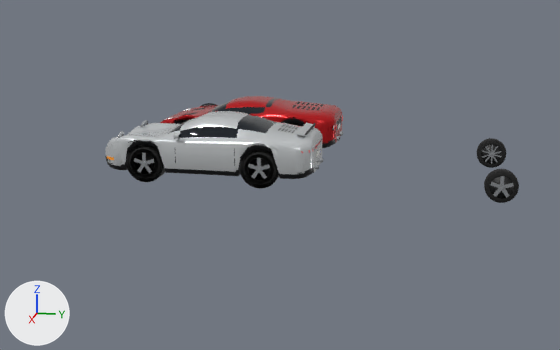
The glTF model public/data/models/sportscars.glb: old version first, new version second.
Rendered twice from a 50 mm lens placed at (18.97, 4.6, 3.95), pointed at (3.4, 1.49, 0.05). Every picture has the same lights, and +X, +Y and +Z are marked at lower left. The picture after the commit comes second. Where no turn or scale is listed for an object, it has been applied to the vertices.

The first picture shows 'car_gt_hi', 'car_gt_lo', 'car_gt_wheel', 'car_rosso_hi', 'car_rosso_lo', 'car_rosso_wheel'.
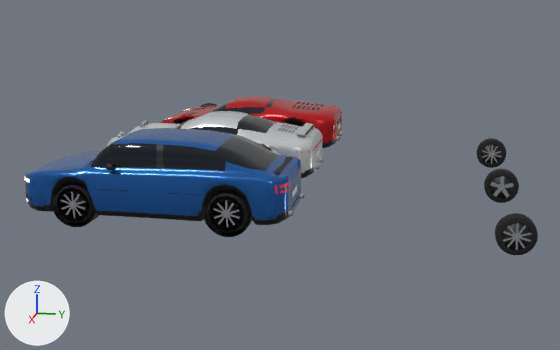
Pixel boxes [x1, y1, x2, y2] of what changed, in the pictures (560 x 350 px):
```json
{"object": "car_rs_lo", "change": "added", "after": [27, 128, 301, 232], "faces in mat_paint_rs (blue #1f5fa8)": [27, 128, 301, 220], "faces in mat_glass (black #141c24)": [87, 135, 281, 171], "faces in mat_carbon (black #1c1d20)": [29, 177, 289, 225], "faces in mat_trim (black #121314)": [47, 144, 280, 227], "faces in mat_tyre (black #141414)": [56, 185, 247, 232]}
{"object": "car_rs_hi", "change": "added", "after": [24, 131, 304, 237]}
{"object": "car_rs_wheel", "change": "added", "after": [495, 213, 538, 255], "faces in mat_tyre (black #141414)": [495, 213, 538, 255], "faces in mat_trim (black #121314)": [502, 223, 532, 250], "faces in mat_rim (grey #b4b8bc)": [503, 223, 531, 250]}
{"object": "car_gt_lo", "change": "unchanged, covered by the edit", "before": [108, 111, 322, 184], "after": [108, 111, 322, 178]}
{"object": "car_gt_hi", "change": "unchanged, covered by the edit", "before": [105, 112, 323, 189], "after": [106, 112, 323, 176]}
```

Edits to the scene script, one JSON object a line:
```json
{"op": "add", "block": "mat_caliperred", "code": ["mat_caliperred = principled_material('caliperred')", "mat_caliperred.base_color = (0.527, 0.0103, 0.0103)  # red #c01a1a", "mat_caliperred.metallic = 0.2", "mat_caliperred.roughness = 0.35"]}
{"op": "add", "block": "mat_paint_rs", "code": ["mat_paint_rs = principled_material('paint_rs')", "mat_paint_rs.base_color = (0.0137, 0.114, 0.392)  # blue #1f5fa8", "mat_paint_rs.metallic = 0.55", "mat_paint_rs.roughness = 0.22"]}
{"op": "add", "block": "me_car_rs_wheel", "code": ["me_car_rs_wheel = bpy.data.meshes.new('car_rs_wheel')", "me_car_rs_wheel.from_pydata(...)  # 664 vertices, 1196 faces; spans x -0.13..0.143, y -0.33..0.33, z -0.33..0.33", "# faces by material slot: [248, 60, 448, 320, 108, 12]", "me_car_rs_wheel.materials.append(mat_trim)  # black #121314", "me_car_rs_wheel.materials.append(mat_chrome)  # light grey #c8ccd0", "me_car_rs_wheel.materials.append(mat_tyre)  # black #141414", "me_car_rs_wheel.materials.append(mat_rim)  # grey #b4b8bc", "me_car_rs_wheel.materials.append(mat_disc)  # grey #6a6c70", "me_car_rs_wheel.materials.append(mat_caliperred)  # red #c01a1a"]}
{"op": "add", "block": "me_car_rs_lo", "code": ["me_car_rs_lo = bpy.data.meshes.new('car_rs_lo')", "me_car_rs_lo.from_pydata(...)  # 1412 vertices, 2692 faces; spans x -0.9..0.9, y -2.35..2.35, z 0.0..1.44", "# faces by material slot: [972, 236, 488, 672, 176, 148]", "me_car_rs_lo.materials.append(mat_paint_rs)  # blue #1f5fa8", "me_car_rs_lo.materials.append(mat_glass)  # black #141c24", "me_car_rs_lo.materials.append(mat_trim)  # black #121314", "me_car_rs_lo.materials.append(mat_tyre)  # black #141414", "me_car_rs_lo.materials.append(mat_rim)  # grey #b4b8bc", "me_car_rs_lo.materials.append(mat_carbon)  # black #1c1d20"]}
{"op": "add", "block": "me_car_rs_hi", "code": ["me_car_rs_hi = bpy.data.meshes.new('car_rs_hi')", "me_car_rs_hi.from_pydata(...)  # 14242 vertices, 27064 faces; spans x -0.97..0.97, y -2.35..2.41, z -0.07..1.44", "me_car_rs_hi.materials.append(mat_paint_rs)  # blue #1f5fa8", "me_car_rs_hi.materials.append(mat_glass)  # black #141c24", "me_car_rs_hi.materials.append(mat_trim)  # black #121314", "me_car_rs_hi.materials.append(mat_chrome)  # light grey #c8ccd0", "me_car_rs_hi.materials.append(mat_tyre)  # black #141414", "me_car_rs_hi.materials.append(mat_rim)  # grey #b4b8bc", "me_car_rs_hi.materials.append(mat_headlight)  # white #f6f4ee, glowing light grey #dfddd8", "me_car_rs_hi.materials.append(mat_taillight)  # red #b0101a, glowing red #9f0d16", "me_car_rs_hi.materials.append(mat_plate)  # white #eeeeea", "me_car_rs_hi.materials.append(mat_plateblue)  # blue #1f3f9a", "me_car_rs_hi.materials.append(mat_indicator)  # orange #e08a1e, glowing brown #824e0d", "me_car_rs_hi.materials.append(mat_disc)  # grey #6a6c70", "me_car_rs_hi.materials.append(mat_carbon)  # black #1c1d20", "me_car_rs_hi.materials.append(mat_caliperred)  # red #c01a1a"]}
{"op": "add", "block": "ob_car_rs_wheel", "code": ["ob_car_rs_wheel = bpy.data.objects.new('car_rs_wheel', me_car_rs_wheel)", "ob_car_rs_wheel.location = (6.4, 6.0, 0.0)"]}
{"op": "add", "block": "ob_car_rs_lo", "code": ["ob_car_rs_lo = bpy.data.objects.new('car_rs_lo', me_car_rs_lo)", "ob_car_rs_lo.location = (6.4, 0.0, 0.0)"]}
{"op": "add", "block": "ob_car_rs_hi", "code": ["ob_car_rs_hi = bpy.data.objects.new('car_rs_hi', me_car_rs_hi)", "ob_car_rs_hi.location = (6.4, 0.0, 0.0)"]}
```
